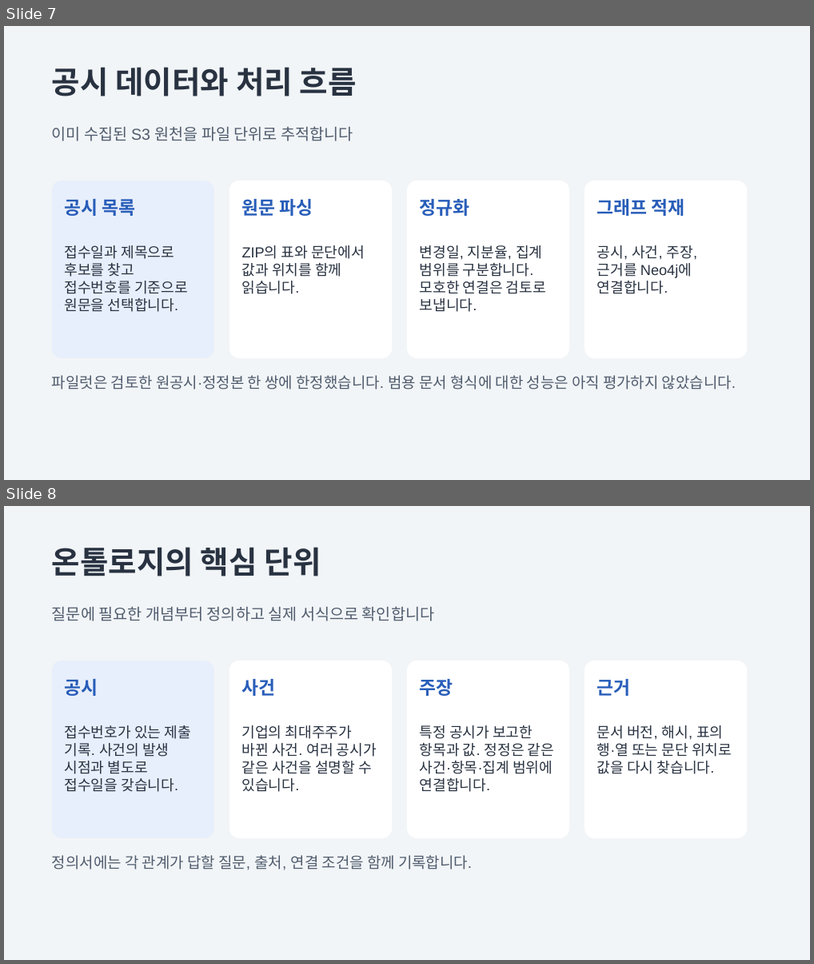
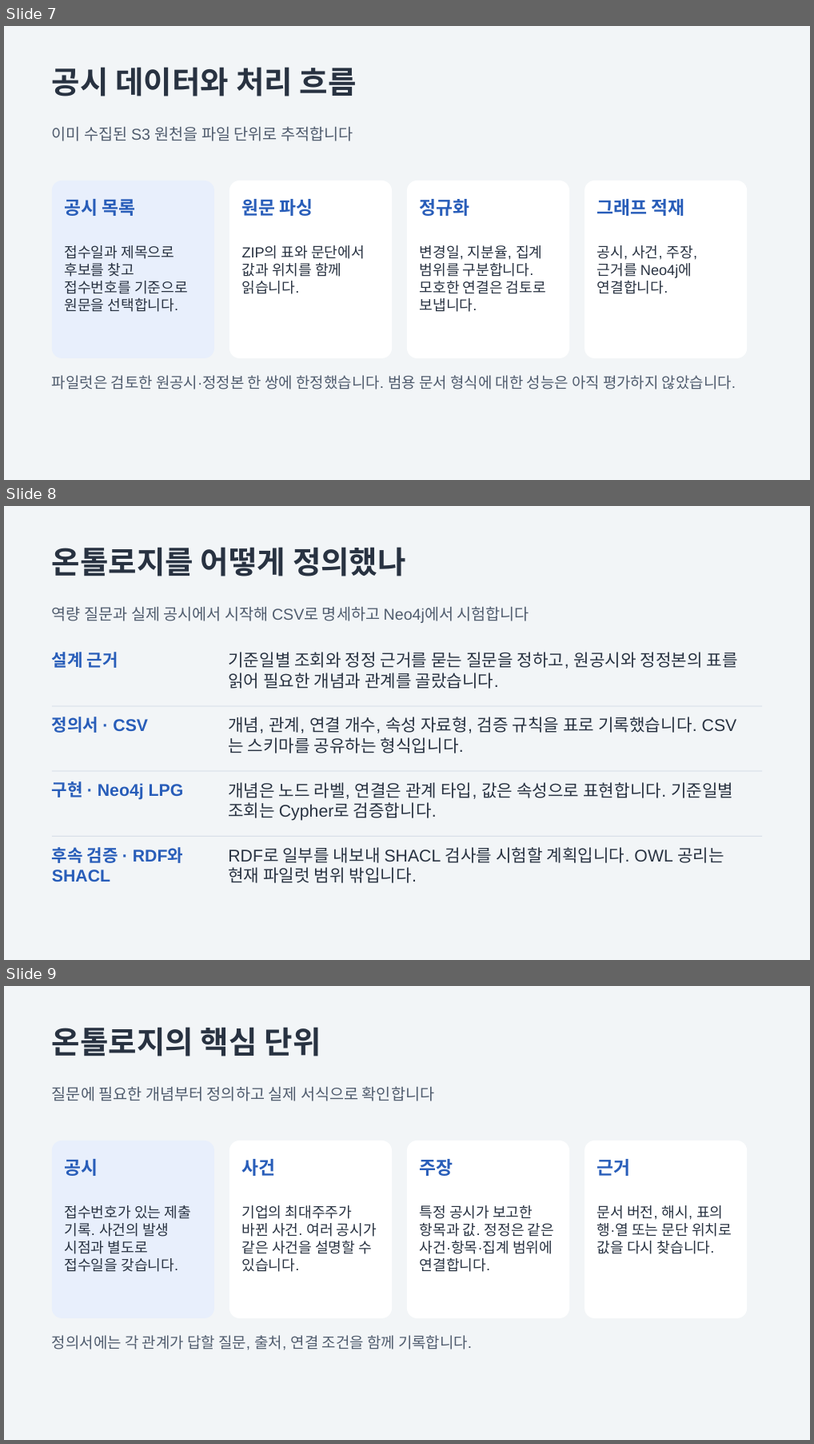
Before and after one commit to gugstockkg/knowledge_graph, a slide deck: ontology/controller-change-v0.1/controller-change.pptx. Shown one above the other, each under a label of ours: slides 7 and 8 before the commit, slides 7, 8 and 9 after it. The pictures are 814x964 and 814x1444 pixels, drawn with LibreOffice and Linux fonts; fonts in the diff are those of the drawing. Boxes give left, top, right and bottom in pixels: in the first picture for what was removed or moved away, otherwise in the second. Text is boxed around its words. In the diff, an @@ line names an element or a change of style, - is before the commit and + after.

```diff
--- a/ontology/controller-change-v0.1/controller-change.pptx
+++ b/ontology/controller-change-v0.1/controller-change.pptx
@@ slide 8 added at [4, 506, 810, 960], background #F2F5F7 @@
@@ text added at [52, 547, 406, 576], 36.8 pt, text #283241, bold @@
+온톨로지를 어떻게 정의했나
@@ text added at [52, 606, 530, 623], 18.8 pt, text #505C6E @@
+역량 질문과 실제 공시에서 시작해 CSV로 명세하고 Neo4j에서 시험합니다
@@ text added at [52, 652, 118, 668], 20.2 pt, text #285DB9, bold @@
+설계 근거
@@ text added at [228, 652, 738, 688], 20.2 pt, text #283241 @@
+기준일별 조회와 정정 근거를 묻는 질문을 정하고, 원공시와 정정본의 표를 읽어 필요한 개념과 관계를 골랐습니다.
@@ rectangle added at [52, 706, 762, 706], fill #CBD5E1 @@
@@ text added at [52, 716, 148, 732], 20.2 pt, text #285DB9, bold @@
+정의서 · CSV
@@ text added at [228, 716, 698, 753], 20.2 pt, text #283241 @@
+개념, 관계, 연결 개수, 속성 자료형, 검증 규칙을 표로 기록했습니다. CSV는 스키마를 공유하는 형식입니다.
@@ rectangle added at [52, 771, 762, 772], fill #CBD5E1 @@
@@ text added at [52, 781, 184, 800], 20.2 pt, text #285DB9, bold @@
+구현 · Neo4j LPG
@@ text added at [228, 782, 734, 820], 20.2 pt, text #283241 @@
+개념은 노드 라벨, 연결은 관계 타입, 값은 속성으로 표현합니다. 기준일별 조회는 Cypher로 검증합니다.
@@ rectangle added at [52, 836, 762, 836], fill #CBD5E1 @@
@@ text added at [52, 847, 183, 881], 20.2 pt, text #285DB9, bold @@
+후속 검증 · RDF와 SHACL
@@ text added at [228, 847, 725, 883], 20.2 pt, text #283241 @@
+RDF로 일부를 내보내 SHACL 검사를 시험할 계획입니다. OWL 공리는 현재 파일럿 범위 밖입니다.
@@ what was slide 8 is now slide 9 @@
```
Also in this commit, not shown: 5 other files.
